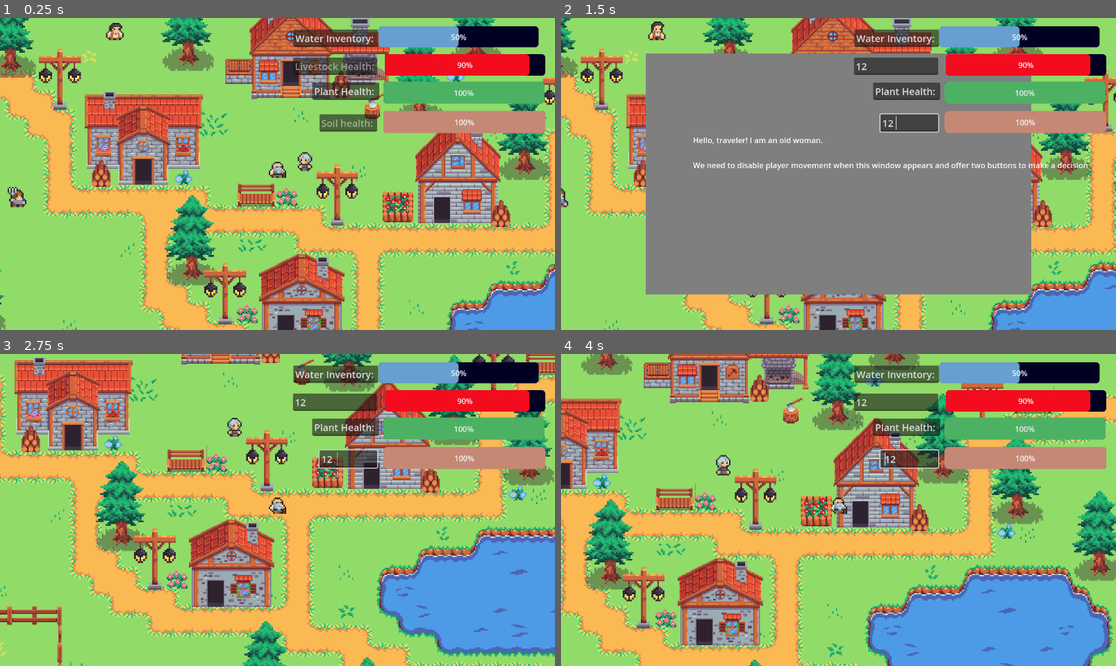
Above: before the commit, frames 1-4 (two rows, left to right).
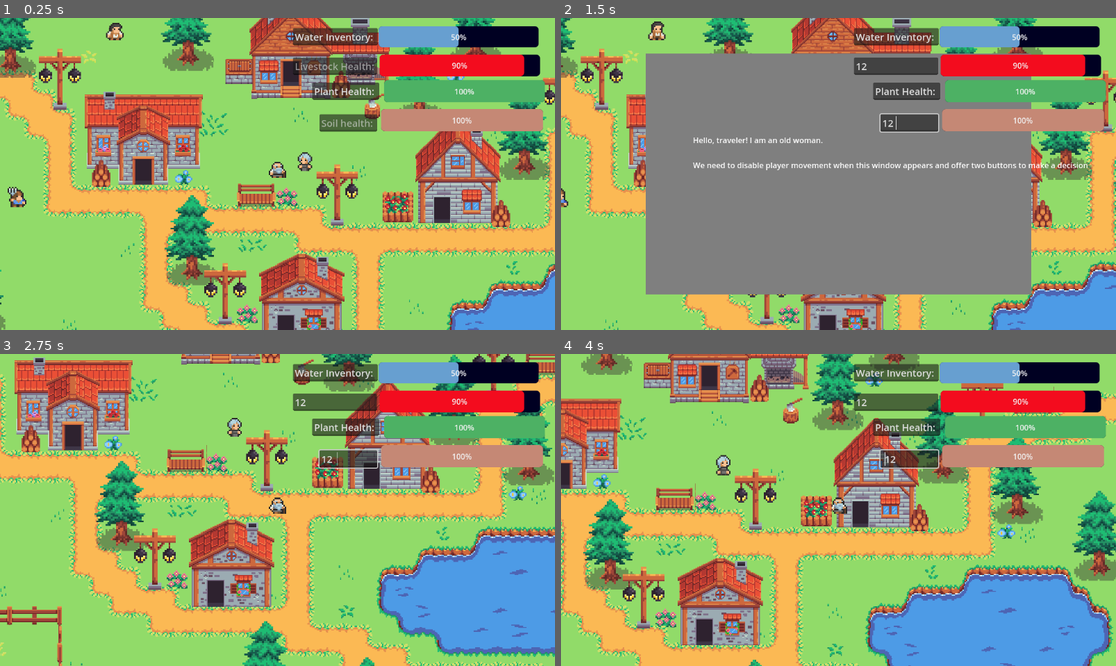
Above: after the commit, the same moments.

Repository: Sakesh-A/Game-Jam-Repo
Game: Godot game, scene res://scenes/game.tscn
Two runs of this game, one before a commit and one after it. Both use one fixed random seed, a clock stepped at 60 frames per second and the inputs below.
Inputs (mouse positions are in pixels of both pictures, inside the frame that each line leads up to):
- Up to frame 1 (0.25 s): no input
- Up to frame 2 (1.5 s): click (894, 64) at 0.52 s; type "12" at 0.6 s; click (910, 124) at 0.75 s; type "12" at 0.83 s; hold Right (ui_right) from 1.28 s (still down); tap Space (interact) at 1.35 s
- Up to frame 3 (2.75 s): release Right (ui_right) at 2.03 s; hold Down (ui_down) from 2.03 s (still down); tap Space (interact) at 2.1 s
- Up to frame 4 (4 s): release Down (ui_down) at 2.78 s; hold Right (ui_right) 2.78-3.53 s; tap Space (interact) at 2.85, 3.6 s; hold Up (ui_up) from 3.53 s (still down)

The runs differ from the first frame. In frame 1, 1.7% of the frame differs, in the area x 52-99%, y 3-37%; in frame 2, 1.7%; in frame 3, 1.7%; in frame 4, 1.8%.

Commit message:
progress bars alignment

Diff:
--- a/scenes/game.tscn
+++ b/scenes/game.tscn
@@ -131,10 +131,14 @@
 script = ExtResource("2_u5sy4")
 
 [node name="SoilHealth" type="ProgressBar" parent="CanvasLayer"]
-offset_left = 796.0
-offset_top = 193.0
-offset_right = 1132.0
-offset_bottom = 239.0
+anchors_preset = 1
+anchor_left = 1.0
+anchor_right = 1.0
+offset_left = -361.0
+offset_top = 189.0
+offset_right = -25.0
+offset_bottom = 235.0
+grow_horizontal = 0
 theme_override_styles/background = SubResource("StyleBoxFlat_u5sy4")
 theme_override_styles/fill = SubResource("StyleBoxFlat_vtaks")
 step = 1.0
@@ -142,10 +146,14 @@
 script = ExtResource("3_vtaks")
 
 [node name="PlantHealth" type="ProgressBar" parent="CanvasLayer"]
-offset_left = 796.0
-offset_top = 132.0
-offset_right = 1130.0
-offset_bottom = 178.0
+anchors_preset = 1
+anchor_left = 1.0
+anchor_right = 1.0
+offset_left = -355.0
+offset_top = 129.0
+offset_right = -21.0
+offset_bottom = 175.0
+grow_horizontal = 0
 theme_override_styles/background = SubResource("StyleBoxFlat_kvpfn")
 theme_override_styles/fill = SubResource("StyleBoxFlat_dinhu")
 step = 1.0
@@ -153,10 +161,14 @@
 script = ExtResource("4_kvpfn")
 
 [node name="LivestockHealth" type="ProgressBar" parent="CanvasLayer"]
-offset_left = 799.0
-offset_top = 75.0
-offset_right = 1132.0
-offset_bottom = 120.0
+anchors_preset = 1
+anchor_left = 1.0
+anchor_right = 1.0
+offset_left = -364.0
+offset_top = 76.0
+offset_right = -31.0
+offset_bottom = 121.0
+grow_horizontal = 0
 theme_override_styles/background = SubResource("StyleBoxFlat_kvuet")
 theme_override_styles/fill = SubResource("StyleBoxFlat_trtic")
 step = 1.0
@@ -164,10 +176,14 @@
 script = ExtResource("5_dinhu")
 
 [node name="WaterLabel" type="LineEdit" parent="CanvasLayer"]
-offset_left = 609.0
-offset_top = 24.0
-offset_right = 785.0
-offset_bottom = 60.0
+anchors_preset = 1
+anchor_left = 1.0
+anchor_right = 1.0
+offset_left = -544.0
+offset_top = 21.0
+offset_right = -368.0
+offset_bottom = 57.0
+grow_horizontal = 0
 theme_override_font_sizes/font_size = 20
 text = "Water Inventory:"
 
